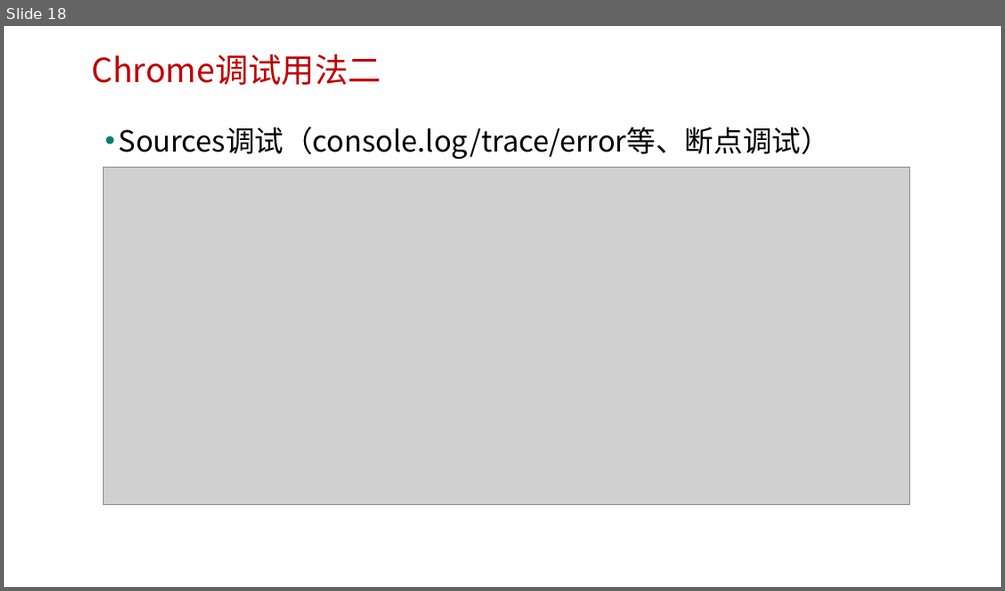
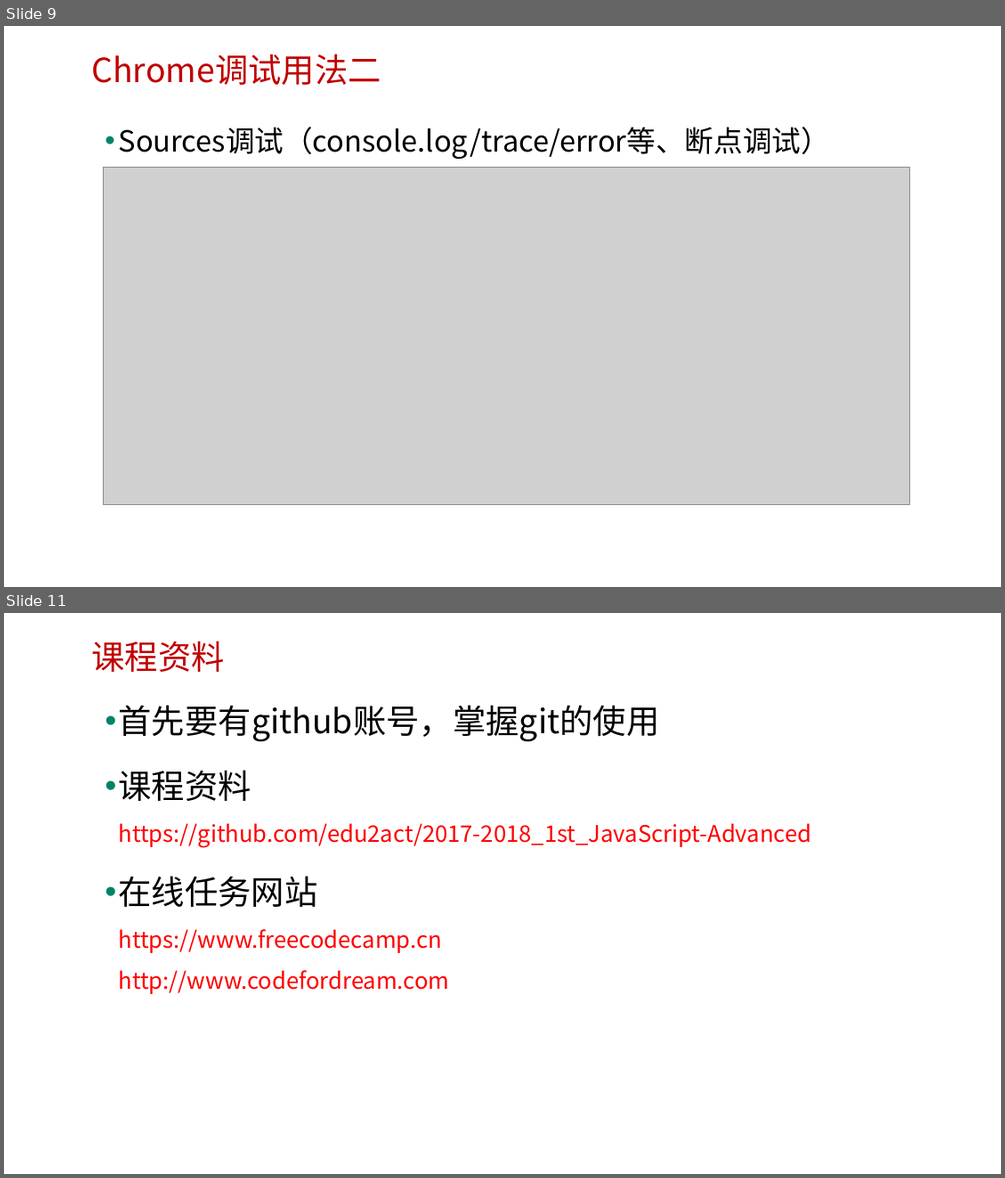
Before and after one commit to edu2act/course-javascript-advanced, a slide deck: 课程PPT/01.JavaScript发展历程及语言特点.pptx. Shown one above the other, each under a label of ours: slide 18 before the commit, slides 9 and 11 after it; the slides between them are not shown. The pictures are 1005x591 and 1005x1178 pixels, drawn with LibreOffice and Linux fonts; fonts in the diff are those of the drawing; grey boxes stand for pictures; background and template pictures are left out. Boxes give left, top, right and bottom in pixels: in the first picture for what was removed or moved away, otherwise in the second. Text is boxed around its words. In the diff, an @@ line names an element or a change of style, - is before the commit and + after.

```diff
--- a/课程PPT/01.JavaScript发展历程及语言特点.pptx
+++ b/课程PPT/01.JavaScript发展历程及语言特点.pptx
@@ slide 11 added at [4,613,1001,1174], background picture (left out) @@
@@ text added at [91,641,224,672], 32 pt, text #C00000 @@
+课程资料
@@ text added at [119,705,812,994], 22 pt, text #FF0000 @@
+• 首先要有github账号，掌握git的使用
+• 课程资料
+  https://github.com/edu2act/2017-2018_1st_JavaScript-Advanced
+• 在线任务网站
+  https://www.freecodecamp.cn
+  http://www.codefordream.com
@@ what was slide 18 is now slide 9 @@
```
Also in this commit, not shown: 4 slides changed, 1 other slide added.
